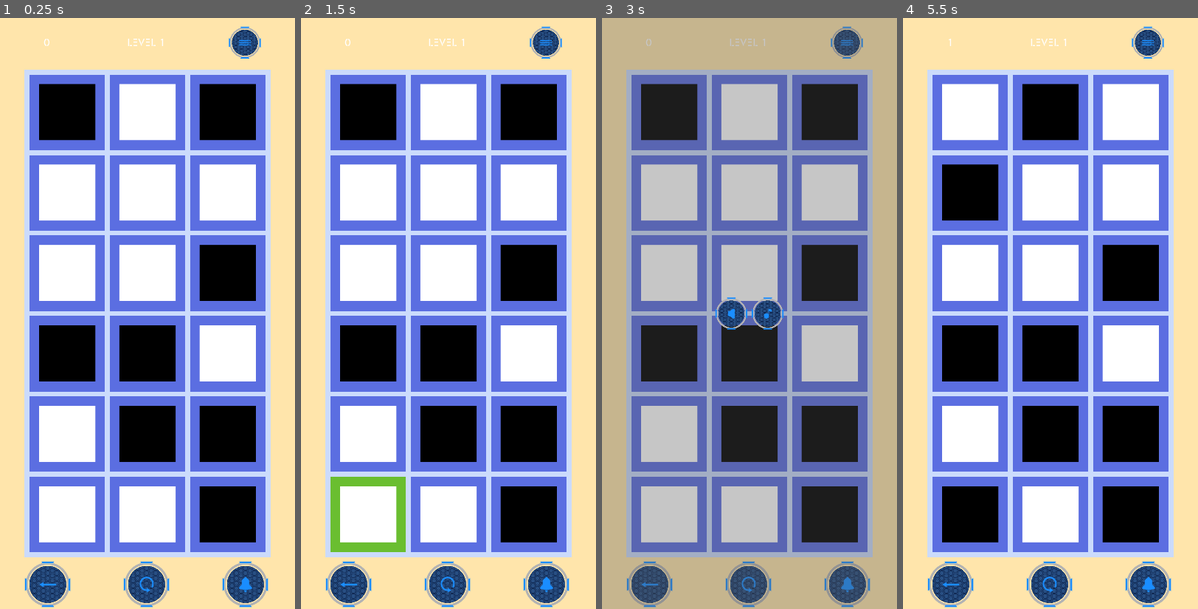
Above: before the commit, frames 1-4 (left to right).
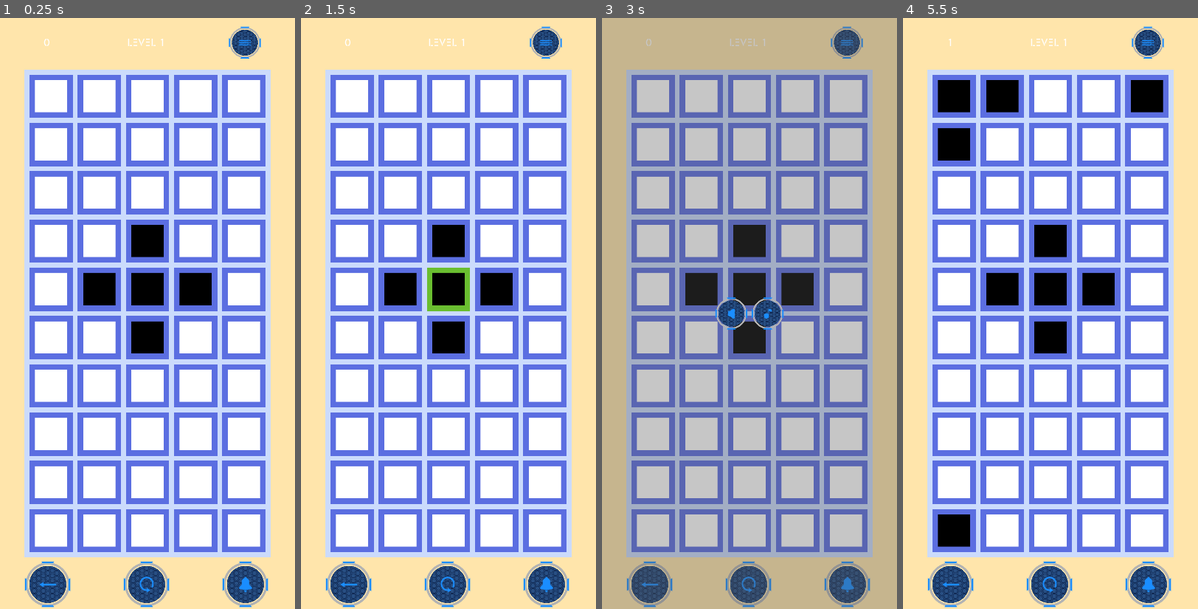
Above: after the commit, the same moments.

Repository: sisipun/SleepyCity
Game: Godot game, scene res://Game/Level/Level.tscn
Same seed, same stepped clock (60 frames per second), same inputs: the game is played once before the commit and once after it.
Inputs (mouse positions are in pixels of both pictures, inside the frame that each line leads up to):
- Up to frame 1 (0.25 s): no input
- Up to frame 2 (1.5 s): click (545, 585) at 0.5 s; click (545, 585) at 1.25 s
- Up to frame 3 (3 s): click (846, 585) at 2 s; click (846, 41) at 2.75 s
- Up to frame 4 (5.5 s): click (950, 585) at 3.5 s; click (1050, 585) at 4.25 s; tap Enter at 5 s; move the mouse to (970, 112) at 5.02 s; click (970, 112) at 5.17 s

The runs differ from the first frame. In frame 1, 45% of the frame differs, in the area x 10-90%, y 9-91%; in frame 2, 45%; in frame 3, 44%; in frame 4, 46%.

Commit message:
preseted levels

Diff:
--- a/Game/Common/Storage.gd
+++ b/Game/Common/Storage.gd
@@ -6,6 +6,7 @@
 
 
 class GameInfo:
+	var preset_levels: Array
 	var generated_level: LevelInfo
 	var generated_count: int
 	var tips_count: int
@@ -14,12 +15,14 @@
 
 
 	func _init(
+		preset_levels,
 		generated_level = null,
 		generated_count: int = 0,
 		tips_count: int = 20,
 		sound: bool = true,
 		music: bool = true
 	) -> void:
+		self.preset_levels = preset_levels
 		self.generated_count = generated_count
 		self.tips_count = tips_count
 		self.sound = sound
@@ -27,7 +30,11 @@
 
 
 	func to_dict() -> Dictionary:
+		var dict_preset_levels: Array = []
+		for preset_level in preset_levels:
+			dict_preset_levels.push_back(preset_level.to_dict())
 		return {
+			"dict_preset_levels": dict_preset_levels,
 			"generated_level": generated_level.to_dict() if generated_level != null else null,
 			"generated_count": generated_count,
 			"tips_count": tips_count,
@@ -37,8 +44,13 @@
 
 
 	static func from_dict(dict: Dictionary) -> GameInfo:
+		var preset_levels: Array = []
+		var dict_preset_levels: Array = dict["dict_preset_levels"]
+		for preset_level in dict_preset_levels:
+			preset_levels.push_back(LevelInfo.from_dict(preset_level))
 		var dict_generated_level = dict["generated_level"]
 		return GameInfo.new(
+			preset_levels,
 			LevelInfo.from_dict(dict_generated_level) if dict_generated_level else null,
 			dict["generated_count"],
 			dict["tips_count"],
@@ -106,10 +118,27 @@
 			initial
 		)
 
-var _game: GameInfo = GameInfo.new()
+var _game: GameInfo = GameInfo.new([
+	LevelInfo.new(
+		5,
+		10,
+		[
+		],
+		[
+			Vector2(2,4)
+		],
+		[
+			Vector2(1,4),
+			Vector2(2,3),
+			Vector2(2,4),
+			Vector2(2,5),
+			Vector2(3,4)
+		]
+	)
+])
 var _save_path: String = "user://saves/"
 var _save_file: String = "levels1.0.json"
-var _current_version: String = "3"
+var _current_version: String = "1"
 
 
 func _ready() -> void:
@@ -163,13 +192,18 @@
 
 
 func get_generated_level() -> LevelInfo:
-	if _game.generated_level == null:
+	if _game.generated_level != null:
+		return _game.generated_level
+
+	if _game.generated_count <= len(_game.preset_levels) - 1:
+		_game.generated_level = _game.preset_levels[_game.generated_count - 1]
+	else:
 		var complexity = min(max(sqrt(_game.generated_count * 0.3 + 10), 3), 10)
 		var width: int = floor(complexity)
 		var solution_size: int = randi() % 3 + (min(max(round(0.2 * complexity * complexity), 3), 20) - 1)
 		_game.generated_level = _generate_level(width, width * 2, solution_size)
-		save()
-
+
+	save()
 	return _game.generated_level
 
 
--- a/Game/Interface/LevelCompletePopup.tscn
+++ b/Game/Interface/LevelCompletePopup.tscn
@@ -6,7 +6,6 @@
 [ext_resource path="res://Assets/Buttons/next_button_active.png" type="Texture" id=6]
 
 [node name="LevelCompletePopup" type="Popup"]
-visible = true
 anchor_right = 1.0
 anchor_bottom = 1.0
 popup_exclusive = true
